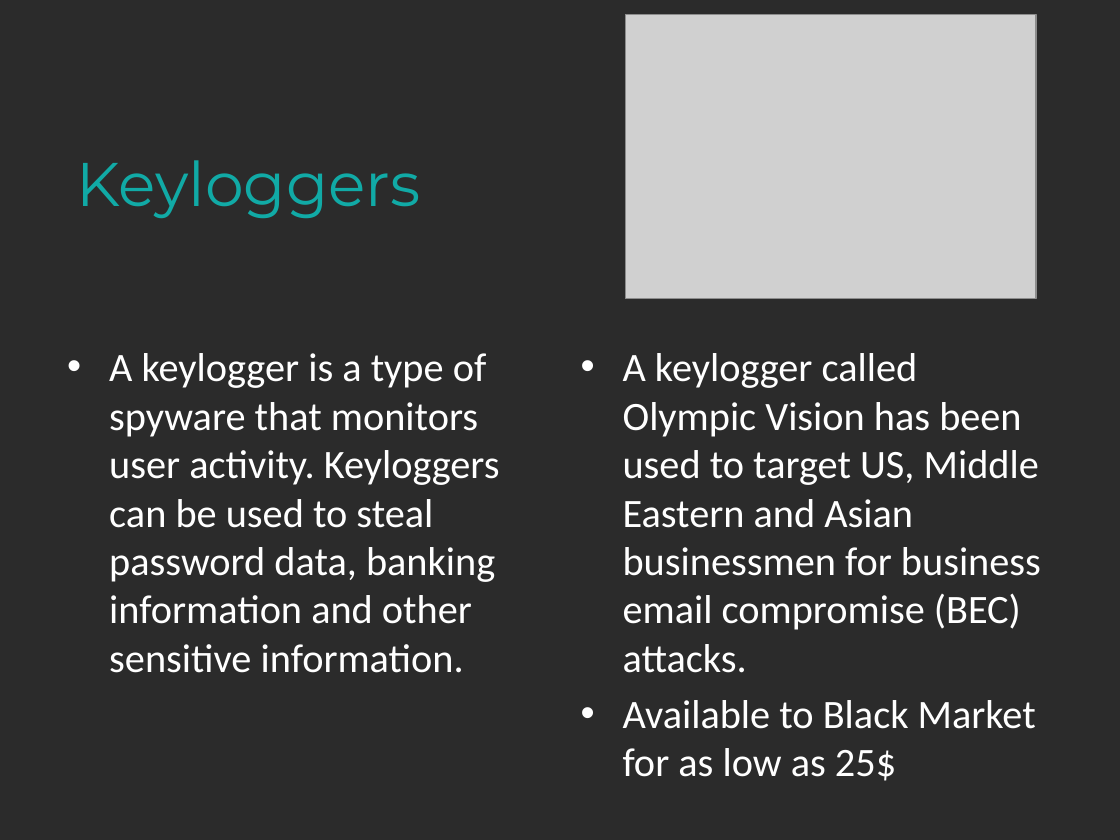
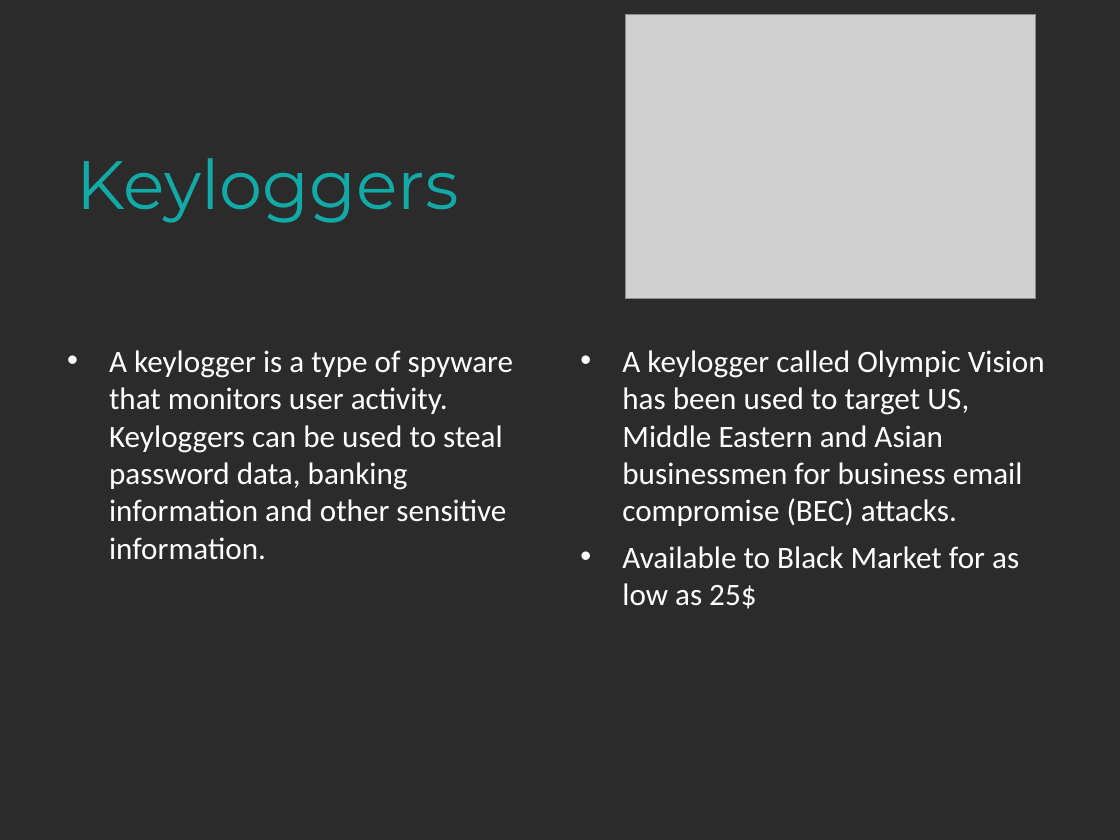
Before and after one commit to Konstantinos-Papanagnou/SecurityProject, a slide deck: slide 11 of Malware.pptx. Drawn at 1120x840 pixels with LibreOffice and Linux fonts; fonts in the diff are those of the drawing; grey boxes stand for pictures; background and template pictures are left out; a plain dark background stands for a picture behind light text. Boxes give left, top, right and bottom in pixels: in the first picture for what was removed or moved away, otherwise in the second. Text is boxed around its words. In the diff, an @@ line names an element or a change of style, - is before the commit and + after.

```diff
--- a/Malware.pptx
+++ b/Malware.pptx
@@ text "Keyloggers" at (76, 158, 458, 223): size 39.6 to 44 pt @@
@@ text "A keylogger is a type ..." at (109, 350, 513, 560): size 25.9 to 20 pt; indent changed @@
@@ text "A keylogger called Olympic Vision ..." at (622, 350, 1045, 609): size 25.9 to 20 pt; indent changed @@
```
Also in this commit, not shown: 21 other slides changed.
